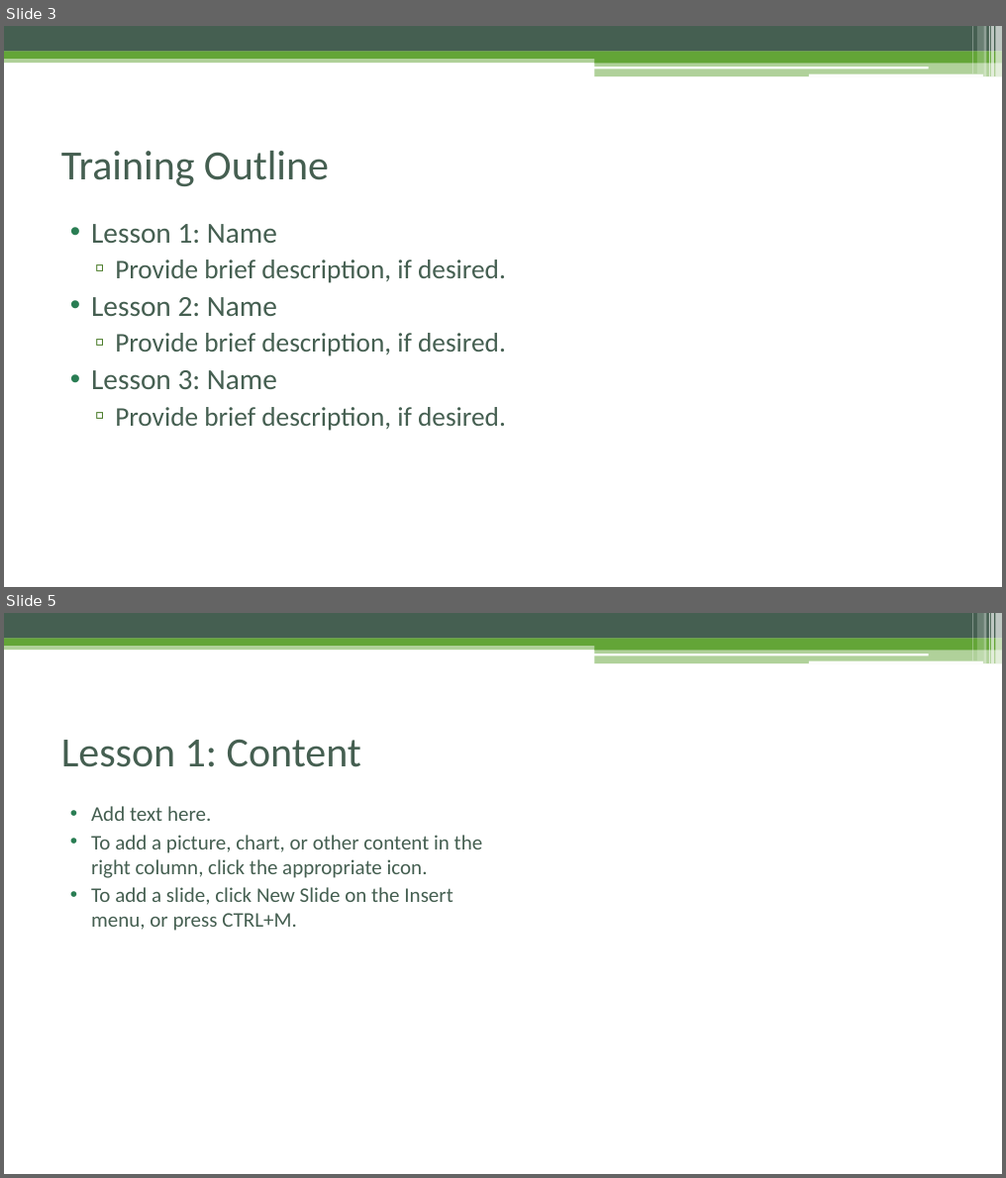
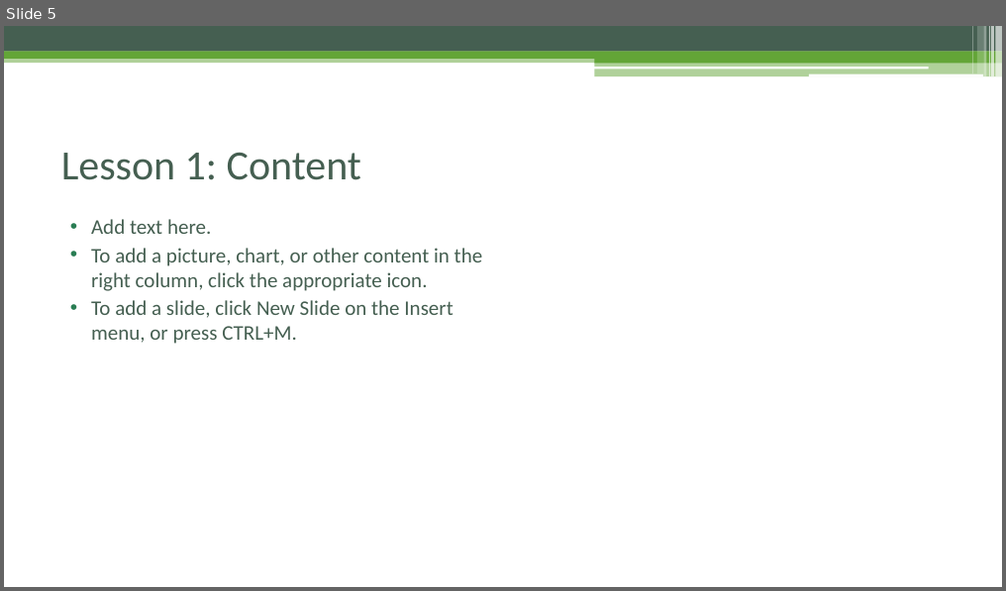
Before and after one commit to pellst/imp_msstudio_init, a slide deck: IMProv_project_prep.pptx. Shown one above the other, each under a label of ours: slides 3 and 5 before the commit, slide 5 after it; the slides between them are not shown. The pictures are 1006x1178 and 1006x591 pixels, drawn with LibreOffice and Linux fonts; fonts in the diff are those of the drawing. Boxes give left, top, right and bottom in pixels: in the first picture for what was removed or moved away, otherwise in the second. Text is boxed around its words. In the diff, an @@ line names an element or a change of style, - is before the commit and + after.

```diff
--- a/IMProv_project_prep.pptx
+++ b/IMProv_project_prep.pptx
@@ slide 3 removed at bbox=[4, 26, 1002, 587], background #FFFFFF; not listed: 13 template elements that a slide beside it also shows @@
@@ title removed at bbox=[61, 151, 329, 186] @@
-Training Outline
@@ text removed at bbox=[91, 224, 506, 431] @@
-• Lesson 1: Name
-  ▫ Provide brief description, if desired.
-• Lesson 2: Name
-  ▫ Provide brief description, if desired.
-• Lesson 3: Name
-  ▫ Provide brief description, if desired.
```
Also in this commit, not shown: 6 slides changed, 3 slides added, 1 other slide removed.
